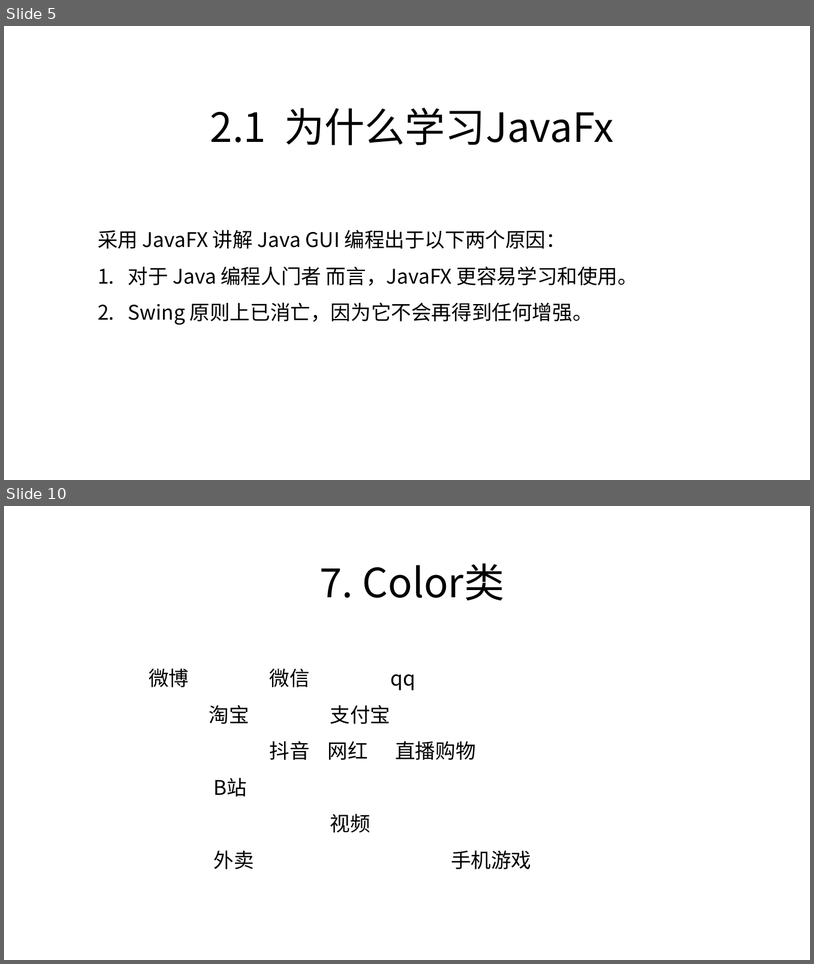
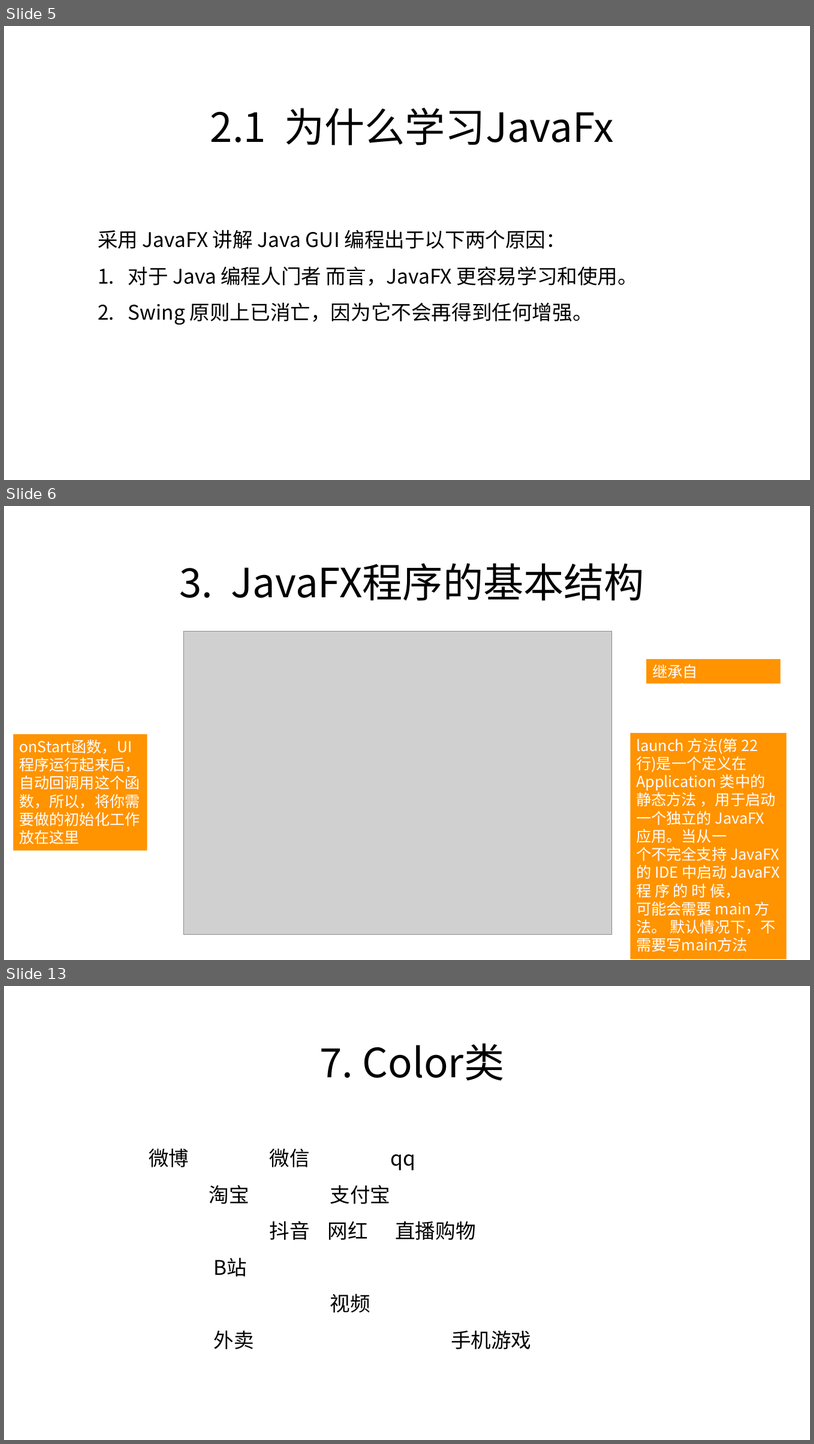
Before and after one commit to zjyesir/hmc_java_1, a slide deck: ppt/19. 图形化编程.pptx. Shown one above the other, each under a label of ours: slides 5 and 10 before the commit, slides 5, 6 and 13 after it; the slides between them are not shown. The pictures are 814x964 and 814x1444 pixels, drawn with LibreOffice and Linux fonts; fonts in the diff are those of the drawing; grey boxes stand for pictures; background and template pictures are left out. Boxes give left, top, right and bottom in pixels: in the first picture for what was removed or moved away, otherwise in the second. Text is boxed around its words. In the diff, an @@ line names an element or a change of style, - is before the commit and + after.

```diff
--- a/ppt/19. 图形化编程.pptx
+++ b/ppt/19. 图形化编程.pptx
@@ slide 6 added at (4, 506, 810, 960), background picture (left out) @@
@@ text added at (180, 563, 645, 601), 48 pt, text #000000 @@
+3. JavaFX程序的基本结构
@@ picture added at (183, 631, 612, 934) @@
@@ rectangle added at (647, 659, 782, 683), fill #FF9300, 18 pt, text #FFFFFF @@
+继承自Application
@@ rectangle added at (13, 734, 147, 850), fill #FF9300, 18 pt, text #FFFFFF @@
+onStart函数，UI程序运行起来后，自动回调用这个函数，所以，将你需要做的初始化工作放在这里
@@ rectangle added at (631, 733, 787, 959), fill #FF9300, 18 pt, text #FFFFFF @@
+launch 方法(第 22 行)是一个定义在 Application 类中的
+静态方法 ，用于启动一个独立的 JavaFX 应用。当从一
+个不完全支持 JavaFX 的 IDE 中启动 JavaFX 程 序 的 时 候，
+可能会需要 main 方法。 默认情况下，不需要写main方法
@@ what was slide 10 is now slide 13 @@
```
Also in this commit, not shown: 2 slides changed, 4 other slides added, 2 slides removed.
